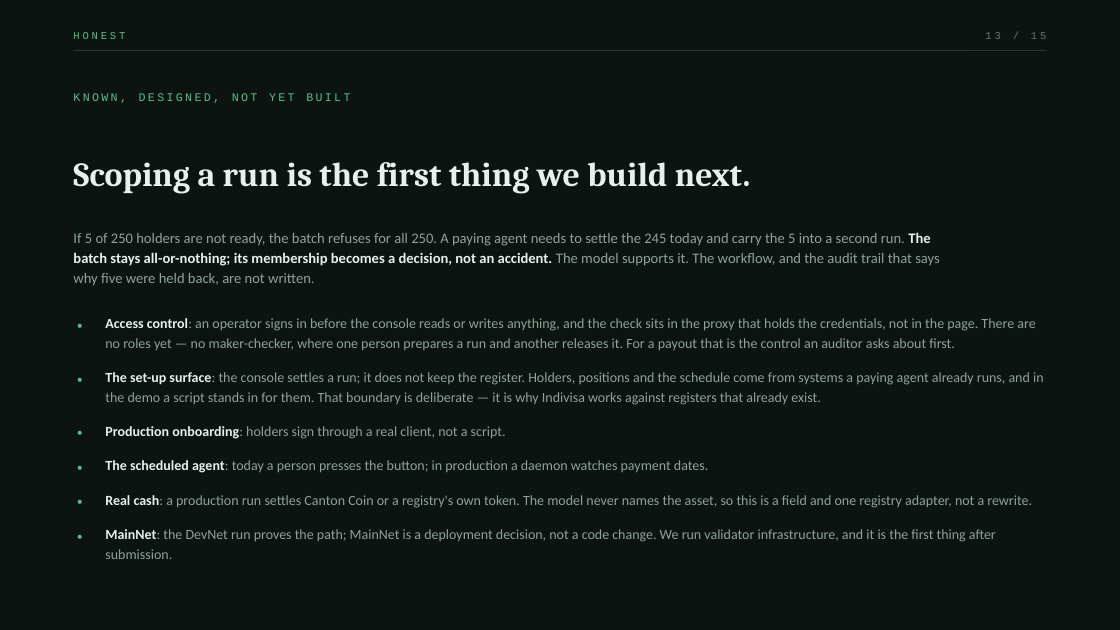
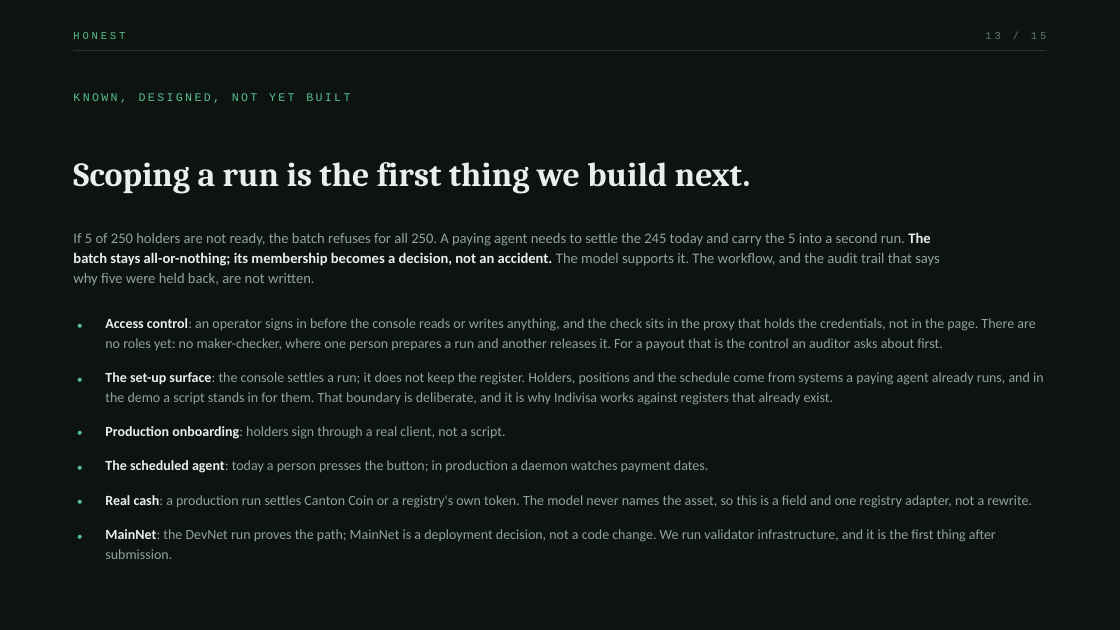
Before and after one commit to Chain-Experts/Indivisa, a slide deck: slide 13 of docs/Indivisa-pitch.pptx. Drawn at 1120x630 pixels with LibreOffice and Linux fonts; fonts in the diff are those of the drawing. Boxes give left, top, right and bottom in pixels: in the first picture for what was removed or moved away, otherwise in the second. Text is boxed around its words. In the diff, an @@ line names an element or a change of style, - is before the commit and + after.

Commit message:
Re-export the deck with the corrected benchmark wording and quickstart

```diff
--- a/docs/Indivisa-pitch.pptx
+++ b/docs/Indivisa-pitch.pptx
@@ text at (105,318,1035,350): text changed @@
-Access control: an operator signs in before the console reads or writes anything, and the check sits in the proxy that holds the credentials, not in the page. There are no roles yet — no maker-checker, where one person prepares a run and another releases it. For a payout that is the control an auditor asks about first.
+Access control: an operator signs in before the console reads or writes anything, and the check sits in the proxy that holds the credentials, not in the page. There are no roles yet: no maker-checker, where one person prepares a run and another releases it. For a payout that is the control an auditor asks about first.
@@ text at (105,372,1044,405): text changed @@
-The set-up surface: the console settles a run; it does not keep the register. Holders, positions and the schedule come from systems a paying agent already runs, and in the demo a script stands in for them. That boundary is deliberate — it is why Indivisa works against registers that already exist.
+The set-up surface: the console settles a run; it does not keep the register. Holders, positions and the schedule come from systems a paying agent already runs, and in the demo a script stands in for them. That boundary is deliberate, and it is why Indivisa works against registers that already exist.
```
Also in this commit, not shown: 3 other slides changed, 1 other file.
